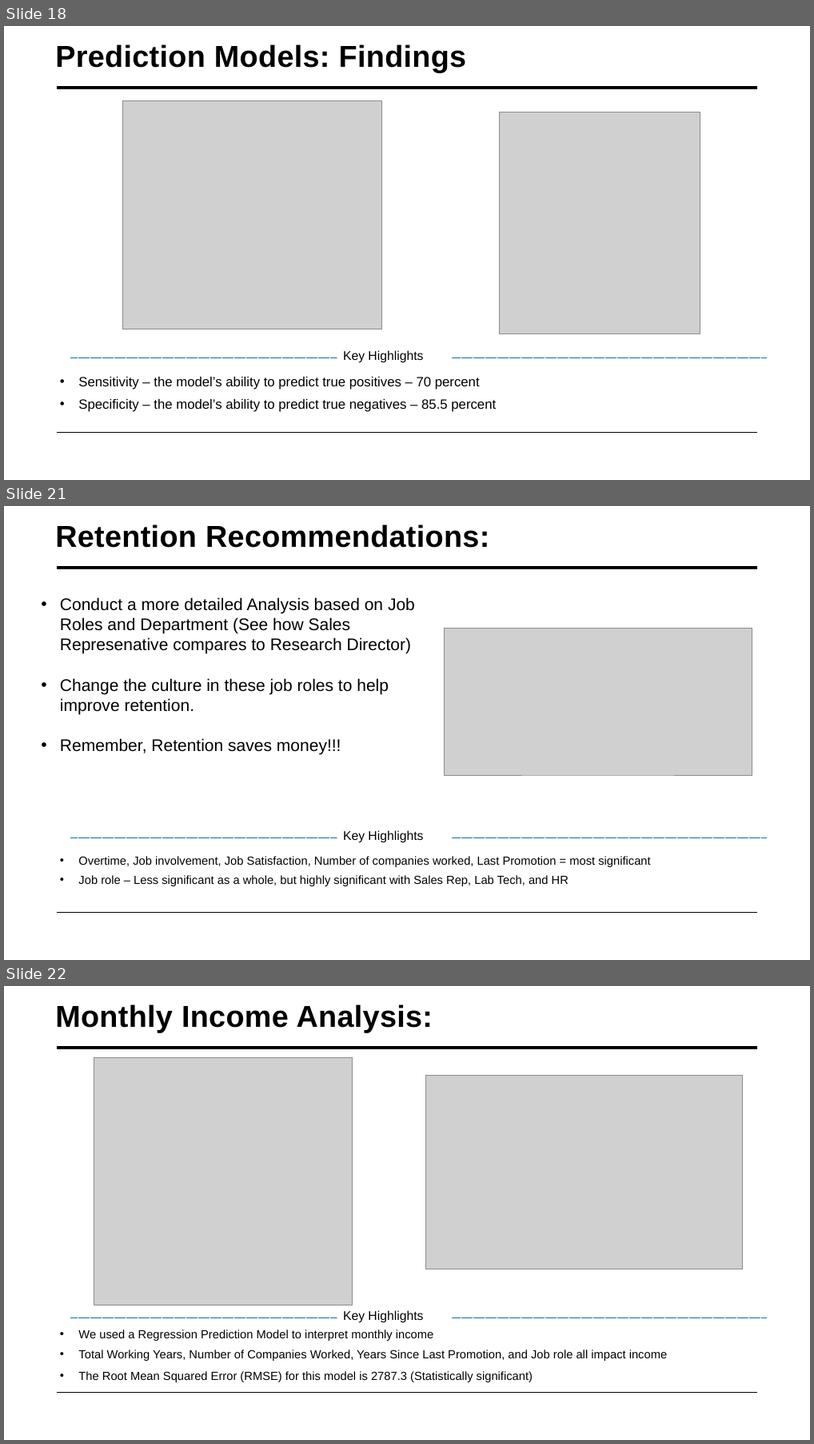
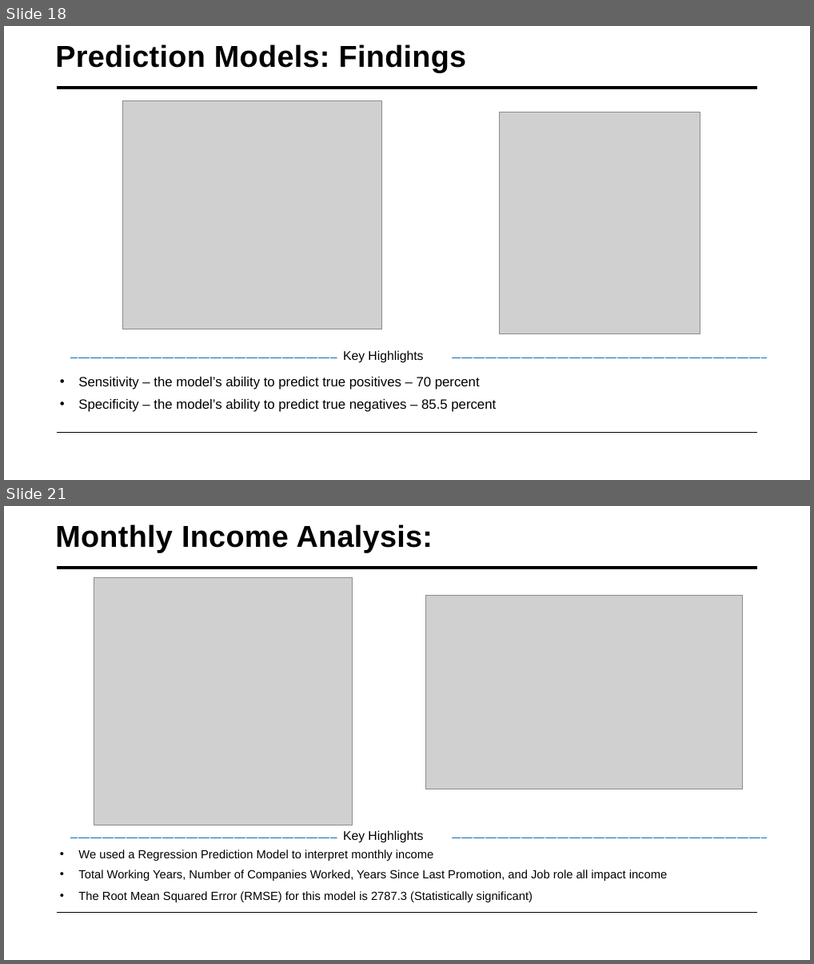
Before and after one commit to Weiprecht/CaseStudy2DDS, a slide deck: Attrition_Project_slides.pptx. Shown one above the other, each under a label of ours: slides 18, 21 and 22 before the commit, slides 18 and 21 after it; the slides between them are not shown. The pictures are 814x1444 and 814x964 pixels, drawn with LibreOffice and Linux fonts; fonts in the diff are those of the drawing; grey boxes stand for pictures. Boxes give left, top, right and bottom in pixels: in the first picture for what was removed or moved away, otherwise in the second. Text is boxed around its words. In the diff, an @@ line names an element or a change of style, - is before the commit and + after.

```diff
--- a/Attrition_Project_slides.pptx
+++ b/Attrition_Project_slides.pptx
@@ slide 21 removed at box(4, 506, 810, 960), background #FFFFFF; not listed: 2 template elements that a slide beside it also shows @@
@@ title removed at box(55, 524, 490, 548) @@
-Retention Recommendations:
@@ text removed at box(60, 597, 415, 755) @@
-• Conduct a more detailed Analysis based on Job Roles and Department (See how Sales Represenative compares to Research Director)
-• Change the culture in these job roles to help improve retention.
-• Remember, Retention saves money!!!
@@ picture removed at box(445, 628, 752, 776) @@
@@ line removed from (70, 837) to (767, 837) @@
@@ text removed at box(343, 830, 423, 843) @@
-Key Highlights
@@ text removed at box(78, 856, 650, 867) @@
-• Overtime, Job involvement, Job Satisfaction, Number of companies worked, Last Promotion = most significant
@@ text removed at box(78, 875, 569, 886) @@
-• Job role – Less significant as a whole, but highly significant with Sales Rep, Lab Tech, and HR
@@ what was slide 22 is now slide 21 @@
```
Also in this commit, not shown: 5 slides changed.
